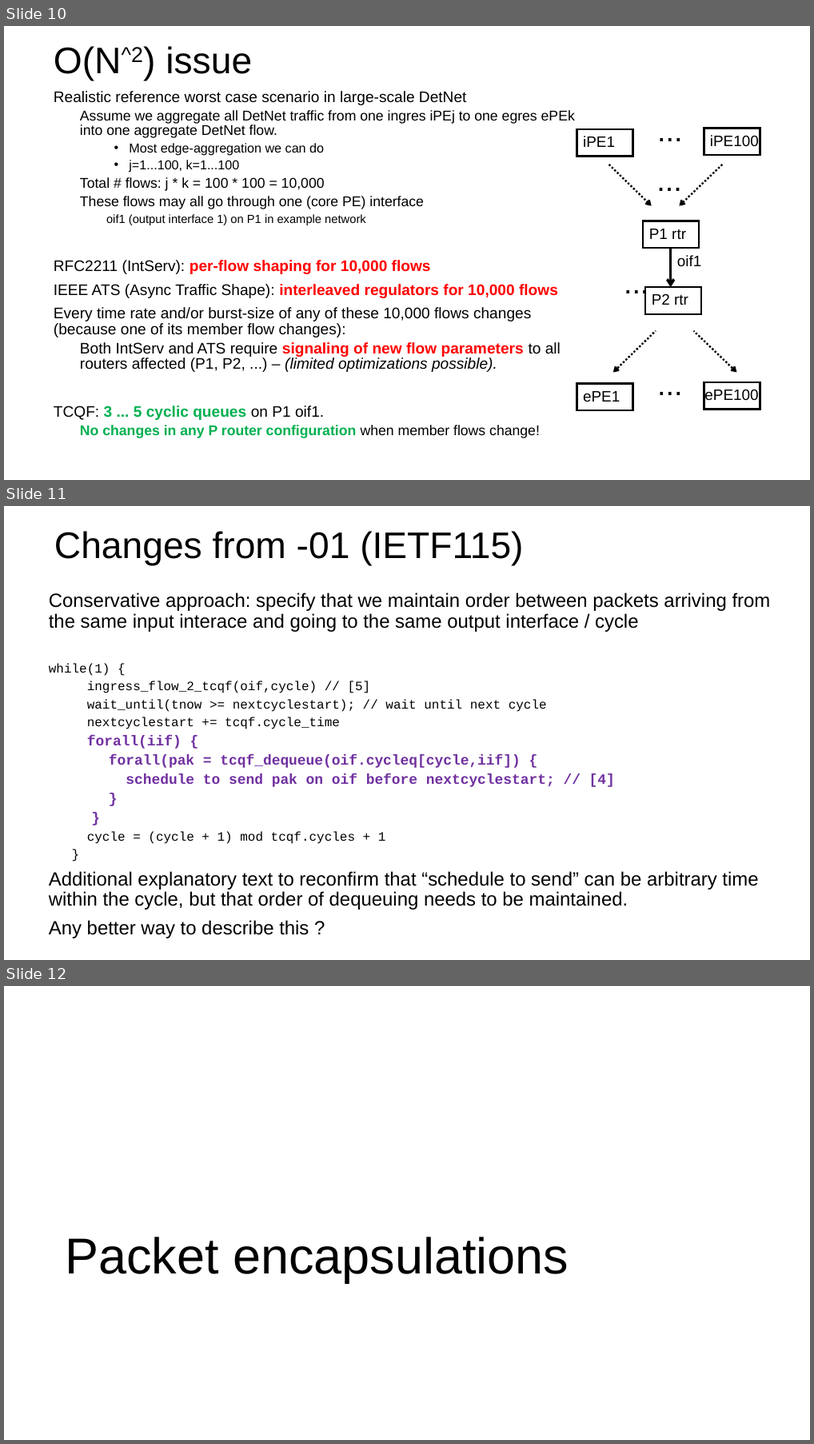
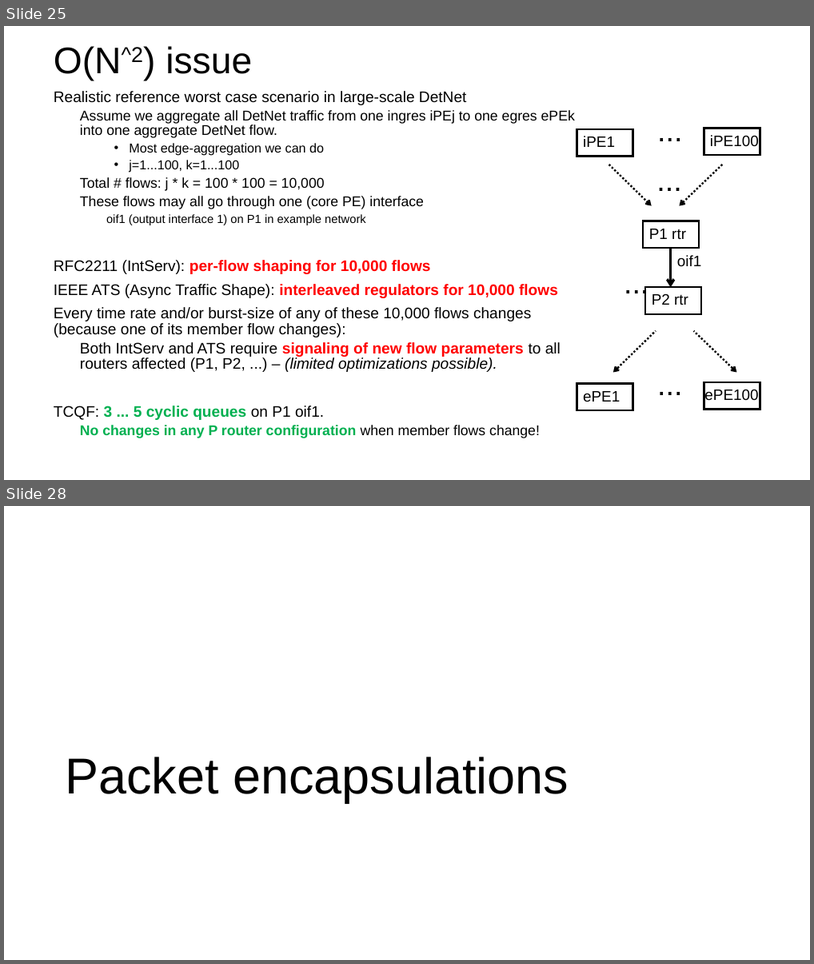
Before and after one commit to toerless/detnet, a slide deck: tcqf-slides.pptx. Shown one above the other, each under a label of ours: slides 10, 11 and 12 before the commit, slides 25 and 28 after it; the slides between them are not shown. The pictures are 814x1444 and 814x964 pixels, drawn with LibreOffice and Linux fonts; fonts in the diff are those of the drawing. Boxes give left, top, right and bottom in pixels: in the first picture for what was removed or moved away, otherwise in the second. Text is boxed around its words. In the diff, an @@ line names an element or a change of style, - is before the commit and + after.

```diff
--- a/tcqf-slides.pptx
+++ b/tcqf-slides.pptx
@@ slide 11 removed at (4,506,810,960), background #FFFFFF @@
@@ title removed at (54,531,523,566) @@
-Changes from -01 (IETF115)
@@ text removed at (49,592,771,938) @@
-Conservative approach: specify that we maintain order between packets arriving from the same input interace and going to the same output interface / cycle
-while(1) {
-ingress_flow_2_tcqf(oif,cycle) // [5]
-wait_until(tnow >= nextcyclestart); // wait until next cycle
-nextcyclestart += tcqf.cycle_time
-forall(iif) {
-forall(pak = tcqf_dequeue(oif.cycleq[cycle,iif]) {
-schedule to send pak on oif before nextcyclestart; // [4]
-}
-}
-cycle = (cycle + 1) mod tcqf.cycles + 1
-}
-Additional explanatory text to reconfirm that “schedule to send” can be arbitrary time within the cycle, but that order of dequeuing needs to be maintained.
-Any better way to describe this ?
@@ what was slide 10 is now slide 25 @@
@@ what was slide 12 is now slide 28 @@
```
Also in this commit, not shown: 6 slides changed, 22 slides added, 2 other slides removed.
